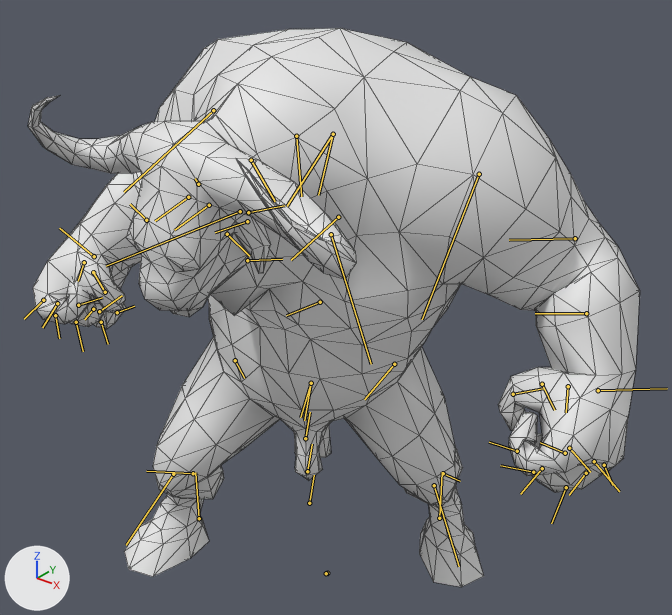
One commit to the FBX model swordsAndDragons/Assets/Meshes/Minotaur.FBX: the scene before it, then after it.
The view is the same before and after, from a camera (50 mm lens) standing at (2.0, -2.45, 2.82) and looking at (0.01, 0.05, 1.27). Arrows for +X, +Y and +Z are at lower left; the lights stay in place. Both versions are drawn at frame 17 of the action 'Take 001'; the numbers are the values there. The bones that bend it are drawn over the model as lines. Mesh edges are drawn as thin lines.

The first picture shows 'NewLow'.
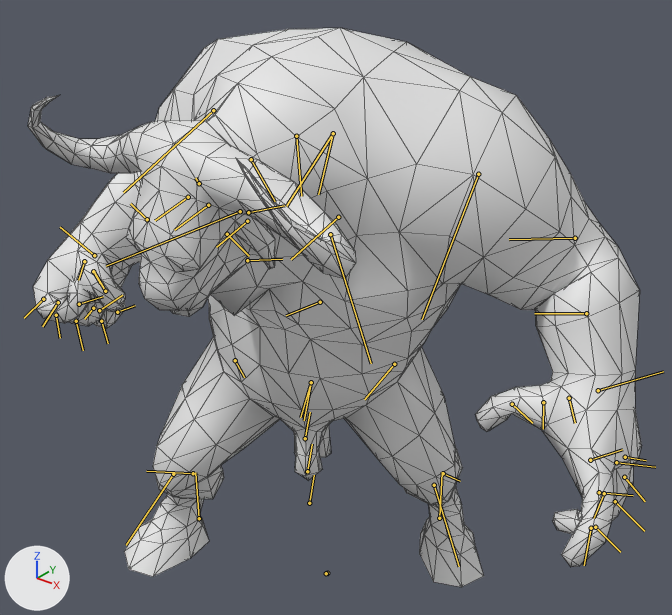
Commit message: Worked a little on the idle anim

Where the change shows, as pixel boxes [x1, y1, x2, y2] in the pictures (672 x 615 px):
'NewLow', posed
    before: [28, 28, 640, 587]
    after: [28, 28, 642, 587]
bone 'MinoHub003Bone003', root to tip
    before: (247, 221) to (215, 232)
    after: (247, 221) to (216, 247)
bone 'MinoLArmPalm', root to tip
    before: (598, 390) to (667, 388)
    after: (598, 390) to (663, 371)
bone 'MinoLArmDigit12', root to tip
    before: (542, 384) to (554, 410)
    after: (543, 402) to (543, 429)
bone 'MinoLArmDigit13', root to tip
    before: (513, 394) to (543, 388)
    after: (512, 404) to (532, 423)
bone 'MinoLArmDigit21', root to tip
    before: (569, 448) to (590, 472)
    after: (590, 460) to (622, 449)
bone 'MinoLArmDigit22', root to tip
    before: (542, 468) to (520, 494)
    after: (599, 492) to (633, 495)
bone 'MinoLArmDigit23', root to tip
    before: (517, 451) to (489, 442)
    after: (595, 527) to (620, 552)
bone 'MinoLArmDigit31', root to tip
    before: (594, 461) to (619, 491)
    after: (616, 462) to (655, 467)
bone 'MinoLArmDigit32', root to tip
    before: (566, 487) to (551, 523)
    after: (615, 501) to (644, 531)
bone 'MinoLArmDigit33', root to tip
    before: (533, 472) to (500, 465)
    after: (591, 528) to (584, 565)
bone 'MinoLArmDigit41', root to tip
    before: (604, 465) to (612, 485)
    after: (625, 457) to (646, 460)
bone 'MinoLArmDigit42', root to tip
    before: (586, 473) to (569, 495)
    after: (624, 477) to (645, 501)
bone 'MinoLArmDigit43', root to tip
    before: (565, 453) to (540, 442)
    after: (604, 493) to (594, 518)

The change in detail:
Bone 'MinoHub003Bone003' (bone_minohub003bone003) turns from (-30, -41, 20) to (-5, -44, -2) degrees about its own x, y and z.
Bone 'MinoLArmPalm' (bone_minolarmpalm) turns from (10, -21, -5) to (7, -11, 11) degrees about its own x, y and z.
Bone 'MinoLArmDigit12' (bone_minolarmdigit12) turns from (-27, -3, 22) to (-20, -19, -13) degrees about its own x, y and z.
Bone 'MinoLArmDigit13' (bone_minolarmdigit13) turns from (0, 0, 72) to (0, 0, 33) degrees about its own x, y and z.
Bone 'MinoLArmDigit21' (bone_minolarmdigit21) turns from (0, 0, -4) to (3, -1, 47) degrees about its own x, y and z.
Bone 'MinoLArmDigit22' (bone_minolarmdigit22) turns from (0, 0, -65) to (0, 0, -10) degrees about its own x, y and z.
Bone 'MinoLArmDigit23' (bone_minolarmdigit23) turns from (0, 0, -53) to (0, 0, -17) degrees about its own x, y and z.
Bone 'MinoLArmDigit31' (bone_minolarmdigit31) turns from (0, 0, -7) to (0, 0, 21) degrees about its own x, y and z.
Bone 'MinoLArmDigit32' (bone_minolarmdigit32) turns from (0, 0, -54) to (0, 0, -28) degrees about its own x, y and z.
Bone 'MinoLArmDigit33' (bone_minolarmdigit33) turns from (0, 0, -59) to (0, 0, -42) degrees about its own x, y and z.
Bone 'MinoLArmDigit41' (bone_minolarmdigit41) turns from (0, 0, -13) to (0, 0, 33) degrees about its own x, y and z.
Bone 'MinoLArmDigit42' (bone_minolarmdigit42) turns from (0, 0, -54) to (0, 0, -36) degrees about its own x, y and z.
Bone 'MinoLArmDigit43' (bone_minolarmdigit43) turns from (0, 0, -68) to (0, 0, -61) degrees about its own x, y and z.
